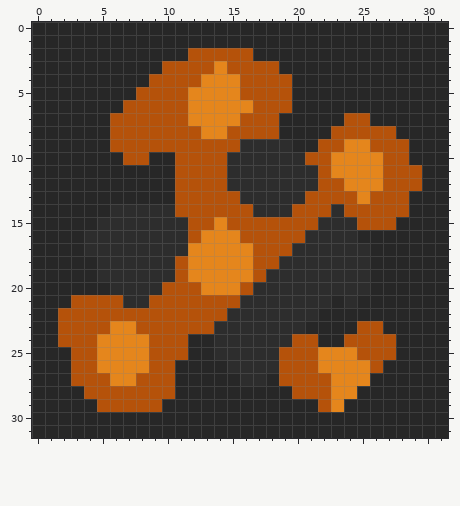
Edited in one commit: pixel-art sprite (sprites/blocks/environment/blazing-charred-floor2.png). That is the earlier state.
The file is 32x32 pixels.
Now the later version:
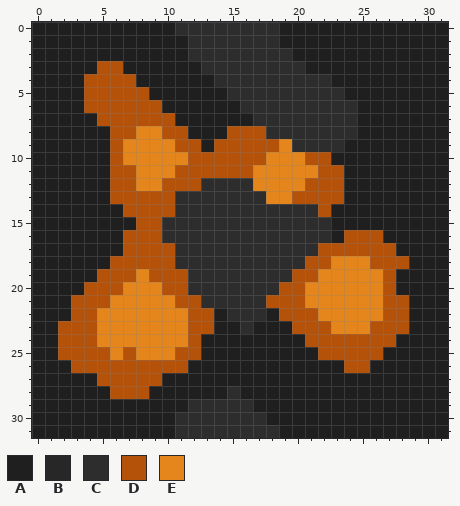
Palette (. is transparent): A #1f1f1f  B #272727  C #2d2d2d  D #b5520a  E #e5861c
Edits made:
y 0: x 0..31 BBBBBBBBBBBBBBBBBBBBBBBBBBBBBBBB -> AAAAAAAAAAACCCCCCCCAAAAAAAAAAAAA
y 1: x 0..31 BBBBBBBBBBBBBBBBBBBBBBBBBBBBBBBB -> AAAAAAAAAAAACCCCCCCAAAAAAAAAAAAA
y 2: x 0..31 BBBBBBBBBBBBDDDDDBBBBBBBBBBBBBBB -> AAAAAAAAAAAACCCCCCCCAAAAAAAAAAAA
y 3: x 0..31 BBBBBBBBBBDDDDEDDDDBBBBBBBBBBBBB -> AAAAADDAAAAAACCCCCCCCAAAAAAAAAAA
y 4: x 0..31 BBBBBBBBBDDDDEEEDDDDBBBBBBBBBBBB -> AAAADDDDAAAAAACCCCCCCCCAAAAAAAAA
y 5: x 0..7 BBBBBBBB -> AAAADDDD; x 9..31 DDDEEEEDDDDBBBBBBBBBBBB -> AAAAAACCCCCCCCCAAAAAAAA
y 6: x 0..6 BBBBBBB -> AAAADDD; x 10..31 DDEEEEEDDDBBBBBBBBBBBB -> AAAAAACCCCCCCCCAAAAAAA
y 7: x 0..5 BBBBBB -> AAAAAD; x 11..31 DEEEEDDDBBBBBDDBBBBBB -> AAAAAACCCCCCCCAAAAAAA
y 8: x 0..5 BBBBBB -> AAAAAA; x 8..9 DD -> EE; x 12..14 DEE -> AAA; x 18..31 DBBBBDDDDDBBBB -> CCCCCCCAAAAAAA
y 9: x 0..5 BBBBBB -> AAAAAA; x 7..10 DDDD -> EEEE; x 13 D -> A; x 16..31 CCCCBBDDEEDDDBBB -> DDDECCCCAAAAAAAA
y 10: x 0..11 BBBBBBBDDBBD -> AAAAAADEEEEE; x 15..20 CCCCCC -> DDDEEE; x 23..31 EEEEDDBBB -> AAAAAAAAA
y 11: x 0..10 BBBBBBBBBBB -> AAAAAADDEEE; x 15..21 CCCCCCC -> DDEEEEE; x 23..31 EEEEDDDBB -> DAAAAAAAA
y 12: x 0..10 BBBBBBBBBBB -> AAAAAADDEED; x 13..14 DD -> CC; x 17..21 CCCCC -> EEEED; x 24..31 EEEDDDBB -> AAAAAAAA
y 13: x 0..15 BBBBBBBBBBBDDDDD -> AAAAAADDDDDCCCCC; x 18..20 CCC -> EED; x 24..31 DEDDDBBB -> AAAAAAAA
y 14: x 0..16 BBBBBBCCCCCDDDDDD -> AAAAAAADDDDCCCCCC; x 20..21 DD -> CC; x 23..31 CDDDDDBBB -> AAAAAAAAA
y 15: x 0..9 BBBBBCCCCC -> AAAAAAAADD; x 12..21 DDEDDDDDDD -> CCCCCCCCCC; x 23..31 CCDDDBBBB -> AAAAAAAAA
y 16: x 0..9 BBBBCCCCCC -> AAAAAAADDD; x 12..20 DEEEDDDDD -> CCCCCCCCC; x 23..31 CCBBBBBBB -> ADDDAAAAA
y 17: x 0..10 BBBBCCCCCCC -> AAAAAAADDDD; x 12..19 EEEEEDDD -> CCCCCCCC; x 22..31 CCCCBBBBBB -> DDDDDDAAAA
y 18: x 0..18 BBBBBCCCCCCDEEEEEDD -> AAAAAADDDDDCCCCCCCC; x 21..31 CCCCCBBBBBB -> DDEEEDDDAAA
y 19: x 0..10 BBBBBCCCCCC -> AAAAADDDEDD; x 12..17 EEEEED -> CCCCCC; x 20..31 CCCCCCBBBBBB -> DDEEEEEDAAAA
y 20: x 0..9 BBBBBBCCCC -> AAAADDDEEE; x 12..16 DEEED -> CCCCC; x 19..31 CCCCCCCBBBBBB -> DDEEEEEEDAAAA
y 21: x 0..2 BBB -> AAA; x 6..10 DCCDD -> EEEEE; x 13..15 DDD -> CCC; x 18..31 CCCCCBCBBBBBBB -> DDDEEEEEEDDAAA
y 22: x 0..2 BBD -> AAA; x 5..11 DDDDDDD -> EEEEEEE; x 14 D -> A; x 18..31 CCCCBBBBBBBBBB -> ADDDEEEEEDDAAA
y 23: x 0..1 BB -> AA; x 5 D -> E; x 8..11 DDDD -> EEEE; x 14..15 CC -> AA; x 17..25 CCCCBBBBD -> AAADDDEEE; x 27..31 BBBBB -> DDAAA
y 24: x 0..1 BB -> AA; x 9..20 DDDBBCCCCCCD -> EEEDAAAAAAAA; x 22..23 BB -> DD; x 28..31 BBBB -> AAAA
y 25: x 0..2 BBB -> AAD; x 5 E -> D; x 7 E -> D; x 9..10 DD -> EE; x 12..24 BBCCCCCDDDEEE -> DAAAAAAAAADDD; x 27..31 DBBBB -> AAAAA
y 26: x 0..2 BBB -> AAA; x 5..8 EEEE -> DDDD; x 11..31 BBBBCCCCDDDEEEEDBBBBB -> DAAAAAAAAAAAADDAAAAAA
y 27: x 0..4 BBBDD -> AAAAA; x 6..7 EE -> DD; x 10..31 DBBBBBCCBDDDDEEEBBBBBB -> AAAAAAAAAAAAAAAAAAAAAA
y 28: x 0..5 BBBBDD -> AAAAAA; x 9..31 DDBBBBBBBBBDDDEEBBBBBBB -> AAAAAACAAAAAAAAAAAAAAAA
y 29: x 0..31 BBBBBDDDDDBBBBBBBBBBBBDEBBBBBBBB -> AAAAAAAAAAAACCCCCAAAAAAAAAAAAAAA
y 30: x 0..31 BBBBBBBBBBBBBBBBBBBBBBBBBBBBBBBB -> AAAAAAAAAAACCCCCCCAAAAAAAAAAAAAA
y 31: x 0..31 BBBBBBBBBBBBBBBBBBBBBBBBBBBBBBBB -> AAAAAAAAAAACCCCCCCCAAAAAAAAAAAAA
